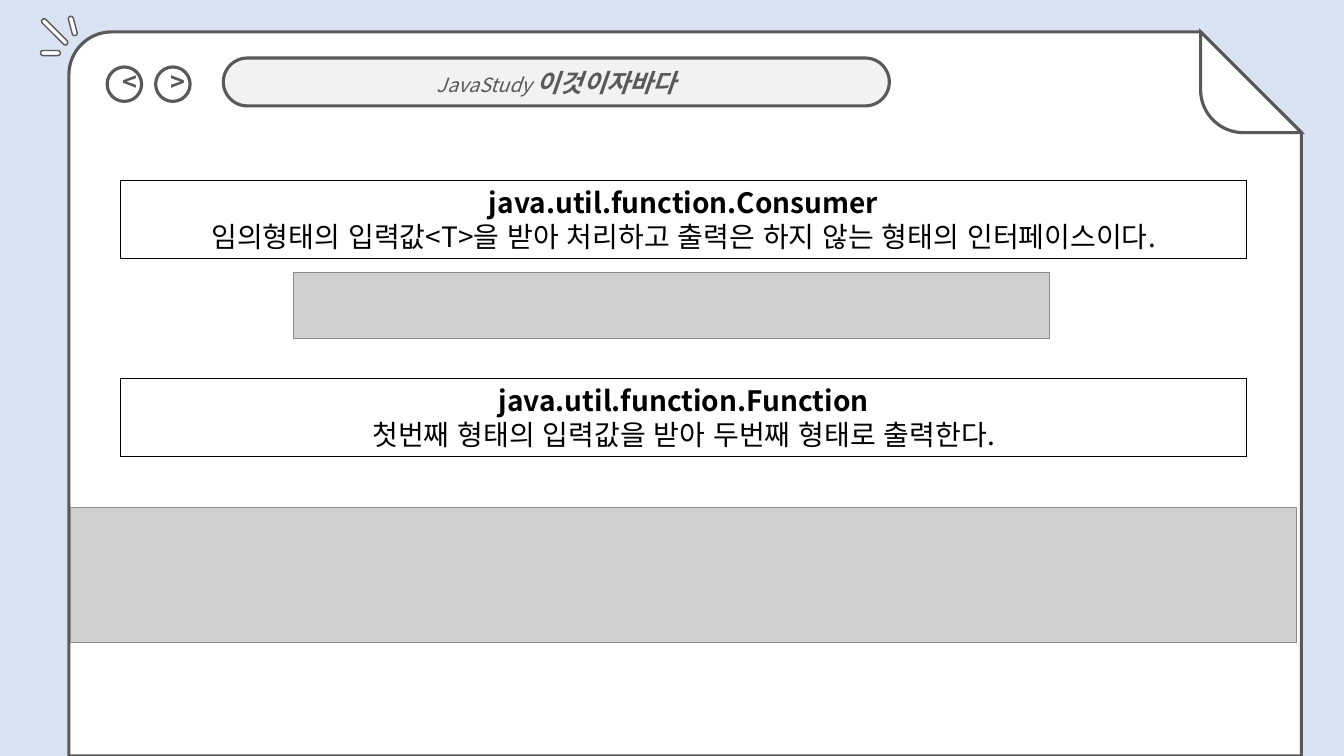
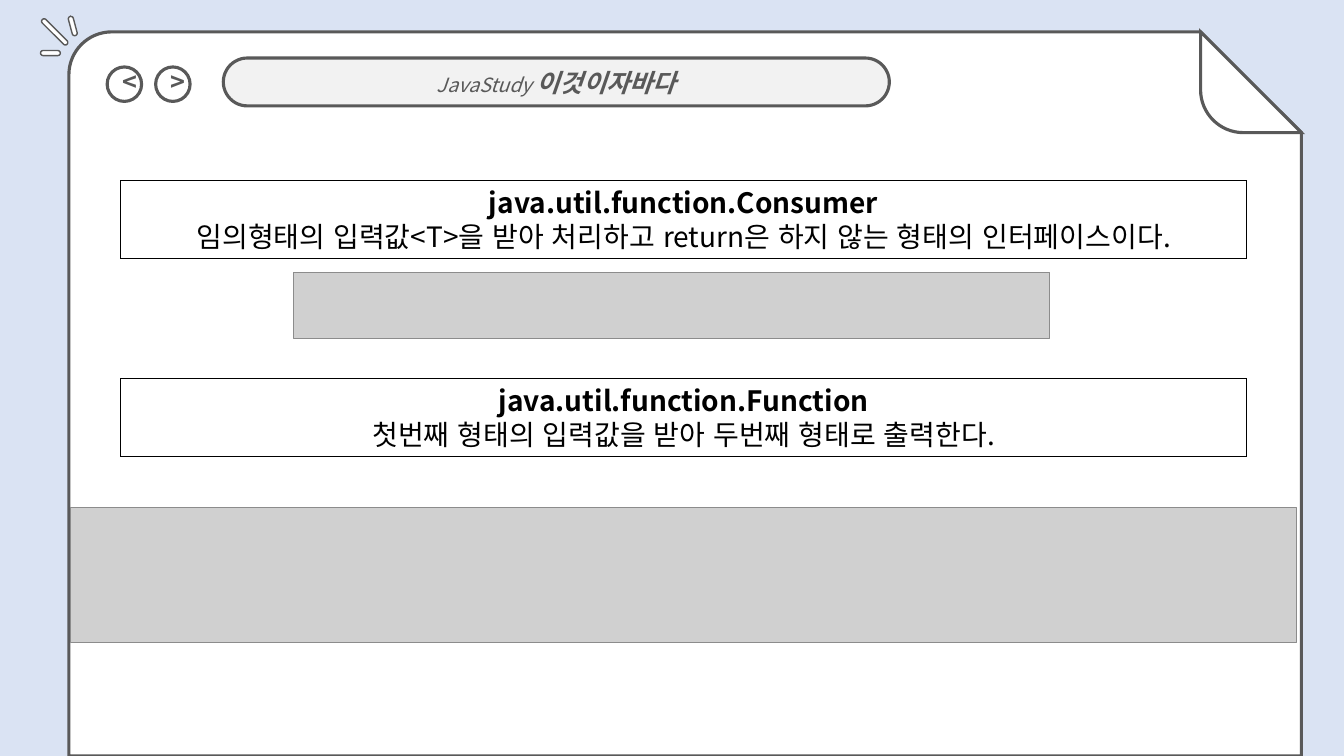
Before and after one commit to jihyyeshin/2019-1-Javastudy, a slide deck: slide 11 of 4주차/4.4 신지혜 발표자료.pptx. Drawn at 1344x756 pixels with LibreOffice and Linux fonts; fonts in the diff are those of the drawing; grey boxes stand for pictures. Boxes give left, top, right and bottom in pixels: in the first picture for what was removed or moved away, otherwise in the second. Text is boxed around its words. In the diff, an @@ line names an element or a change of style, - is before the commit and + after.

Commit message:
final *** 3

```diff
--- a/4주차/4.4 신지혜 발표자료.pptx
+++ b/4주차/4.4 신지혜 발표자료.pptx
@@ text in rectangle at box(197, 223, 1171, 250): text changed @@
-임의형태의 입력값<T>을 받아 처리하고 출력은 하지 않는 형태의 인터페이스이다.
+임의형태의 입력값<T>을 받아 처리하고 return은 하지 않는 형태의 인터페이스이다.
```
Also in this commit, not shown: 7 other slides changed, 1 slide added, 1 slide removed.
